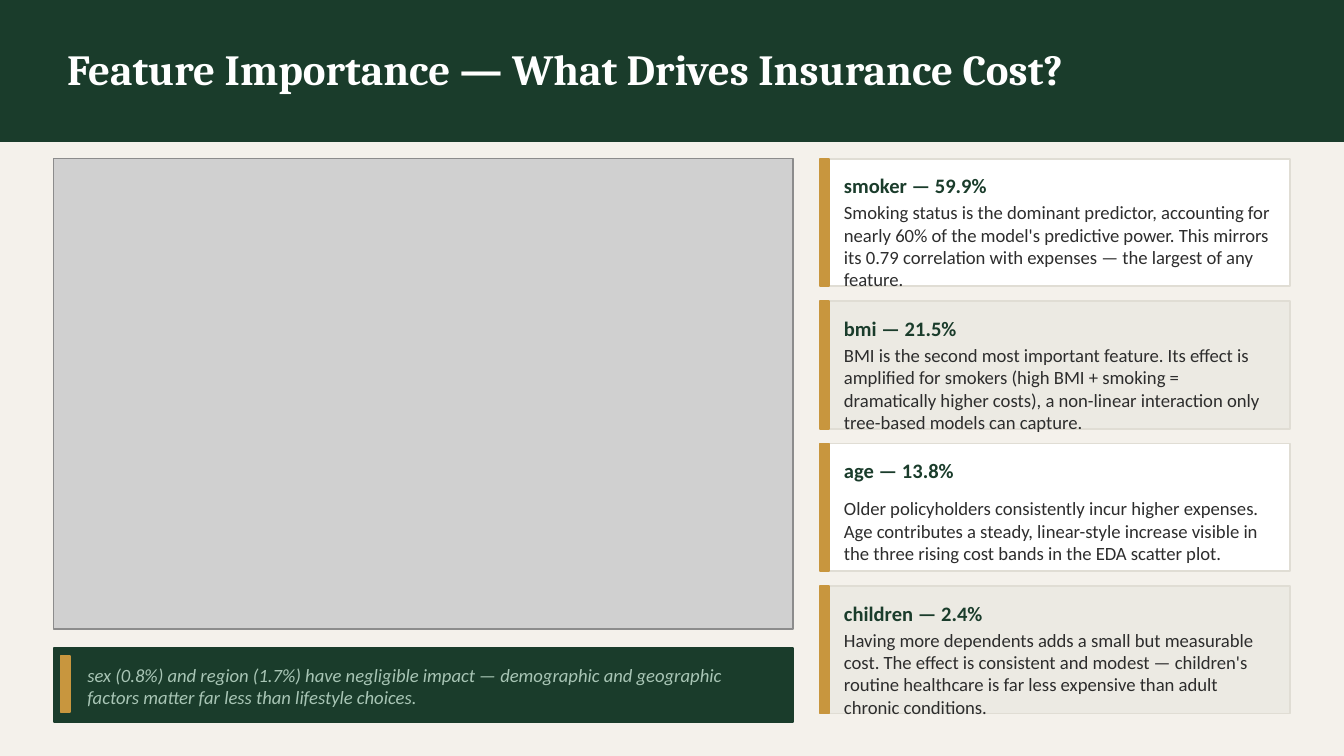
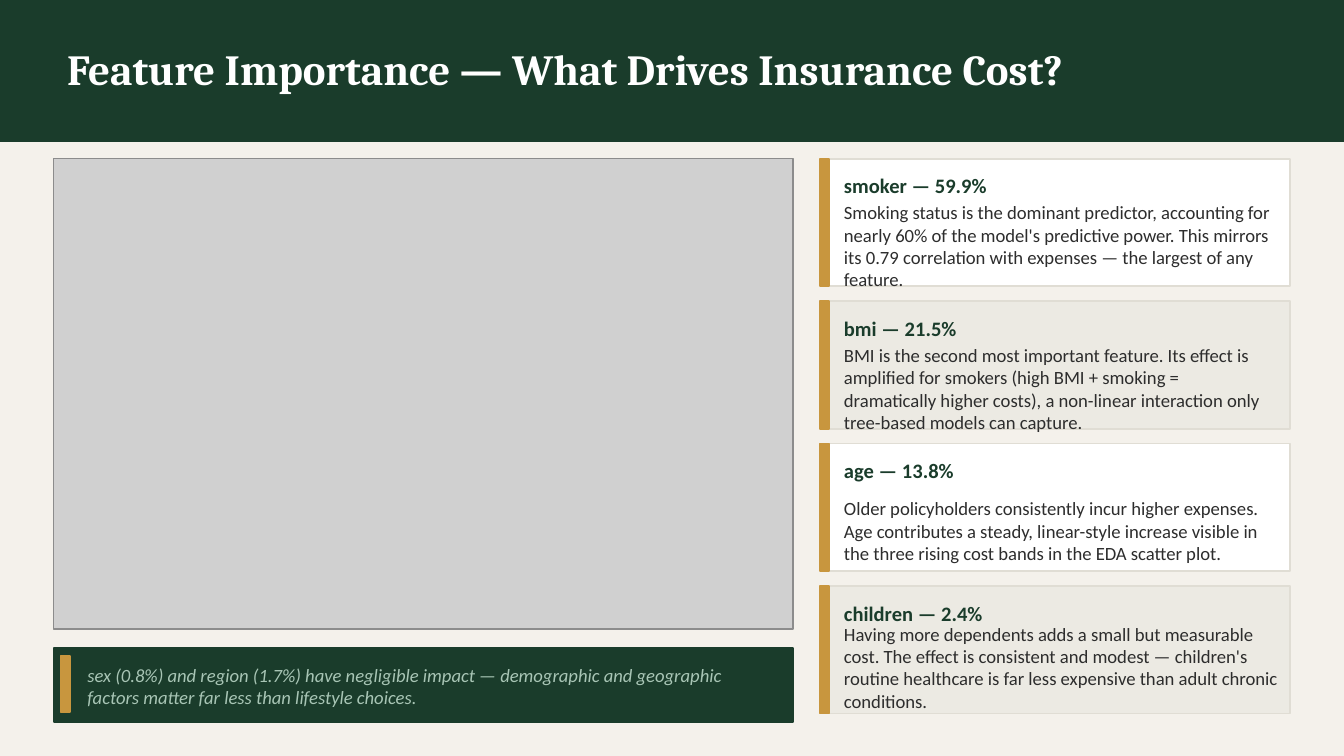
Before and after one commit to Yasir-Aladwani/medical-insurance-random-forest-project, a slide deck: slide 20 of RF_Insurance_Final_v3.pptx. Drawn at 1344x756 pixels with LibreOffice and Linux fonts; fonts in the diff are those of the drawing; grey boxes stand for pictures. Boxes give left, top, right and bottom in pixels: in the first picture for what was removed or moved away, otherwise in the second. Text is boxed around its words. In the diff, an @@ line names an element or a change of style, - is before the commit and + after.

```diff
--- a/RF_Insurance_Final_v3.pptx
+++ b/RF_Insurance_Final_v3.pptx
@@ text "Having more dependents adds a ..." rewrapped from (844, 634, 1253, 714) to (844, 628, 1278, 688) @@
```
Also in this commit, not shown: 6 other slides changed.
